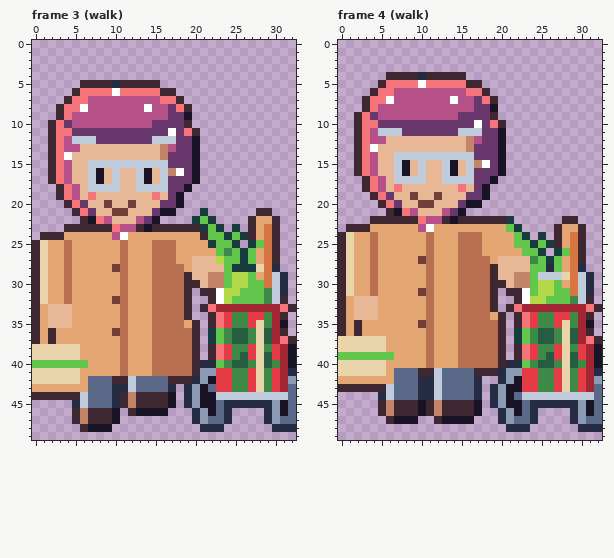
Pixel-art file: art/hood-people/granny-cart-shopper@69.aseprite. Above: the version before the commit.
33x50 pixels, 9 frames. Shown: frame 3 (walk), frame 4 (walk). The commit also changed other frames, which this record leaves out.
The result:
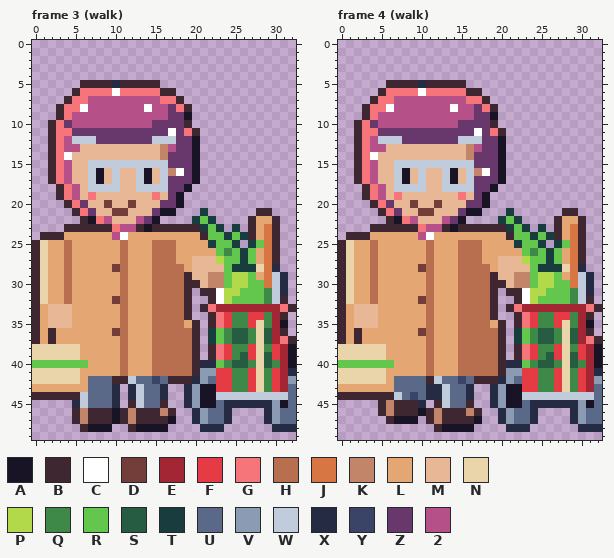
Palette (. is transparent): A #181425  B #3e2731  C #ffffff  D #733e39  E #a22633  F #e43b44  G #f6757a  H #b86f50  J #d77643  K #c28569  L #e4a672  M #e8b796  N #ead4aa  P #b2d94a  Q #3e8948  R #63c74d  S #265c42  T #193c3e  U #5a6988  V #8b9bb4  W #c0cbdc  X #262b44  Y #3a4466  Z #68386c  2 #b55088
Changes in this commit:
Changed rows in their new state; - is an unchanged pixel.
Frame 3 (walk):
first column x 11:
42 ----Y------U---------
43 .XW--X.----A---------
44 .XWUUX.--------------
45 .BWUU-.--------------
46 BKBBBKB----U--------U
47 BKBBBBA--------------
48 -BAAAA---------------
Frame 4 (walk):
first column x 0:
 4 ------..........----------------
 5 -----.BBBBXBBBBB..--------------
 6 ----.B-GGGCGGGGGBB.-------------
 7 ---.B-G-------2-GGB.------------
 8 -----GC-------C---GB------------
 9 --.BG----------22--A------------
10 ----Z2222222222--Z-B.-----------
11 ----GZZZ-------ZZC-GB-----------
12 -----WWWZZZZZZZWWW--------------
13 ----22-----------2--------------
14 ----C--MMMMMMMMMK---------------
15 --------WW-WW-WW-ZZ-------------
16 -----------------KC-------------
17 --BG2M--AM----AM---ZA-----------
18 -------WWWW--WWWW-ZA------------
19 ---BG2MG-M--M--GM---------------
20 ----BGZM-DMMD--MZZA-------------
21 -----BGZMMDD-MMZAA---T------BB--
22 ----..-AG2MMM2ZA....TRT----BLLB-
23 -...BBBBBBG22BABBBBBBTRT-T---J--
24 .BBBL-----2C---LLL---B-RTRT-----
25 ----------------------T-RT.TR---
26 ------------------------QRTRL---
27 ----------L-------L----PR-------
28 ----------D--------L-----TTTN---
29 -------------------------PPRL---
30 ----------------------------R---
31 ----------L-------------P-R--Q--
32 -NLLH-----D--------------R------
34 -------------------B.-----------
35 --MMM-----L--------L------------
36 ----------D---------------------
37 BLBLLL--------------------------
39 NNNNNNL-------------------------
40 RRRRRRR-------------------------
41 -------LLLLHLLLHHHHHB-----------
42 NNNNNN----UB---Y-BBB--U---------
43 LLLLLLL---U-XW--X.--------------
44 BBBBBBBW-YU-XW--X.----A---------
45 ----------X.BWUU-.--------------
46 ----------------KB----U--------U
47 -----------BKBBBBA--------------
48 ------------BAAAA---------------
Pixel boxes of the changes (left, top, right, bottom) in both pictures:
changed: (120, 376, 176, 432)
changed: (208, 376, 216, 416)
changed: (280, 408, 288, 416)
changed: (338, 72, 586, 432)
changed: (586, 408, 594, 416)
